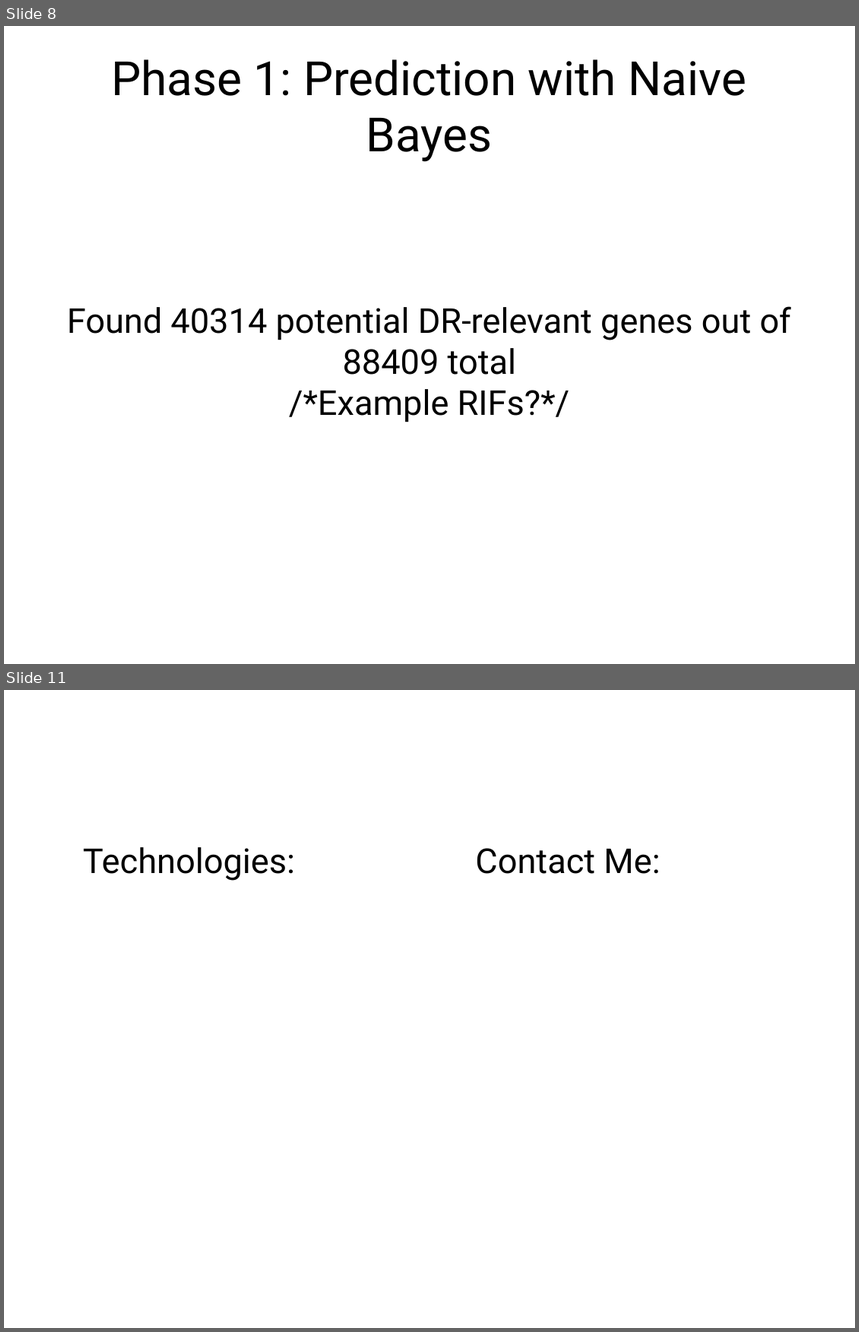
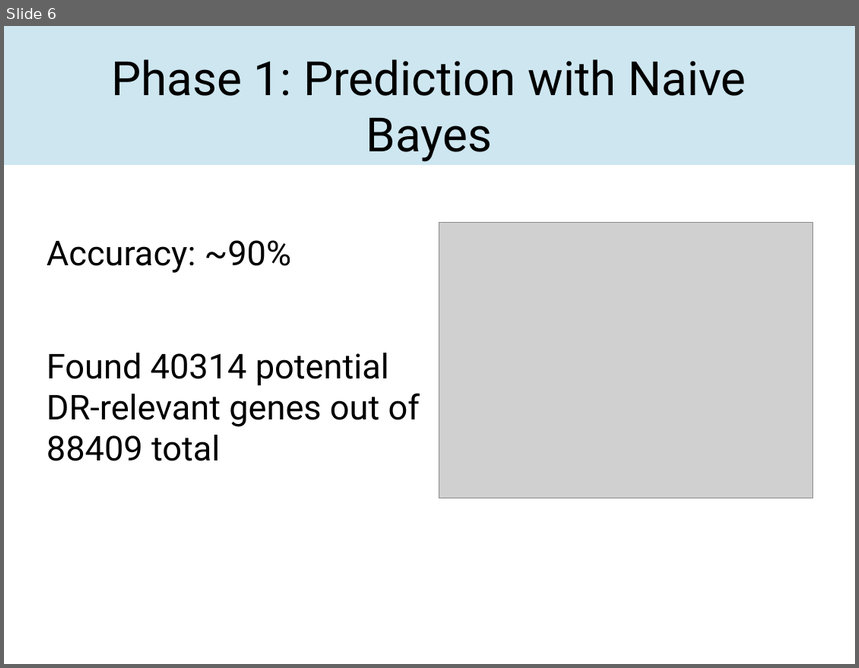
Before and after one commit to DeepwaterCreations/genDR-generif-analysis, a slide deck: presentation.odp. Shown one above the other, each under a label of ours: slides 8 and 11 before the commit, slide 6 after it; the slides between them are not shown. The pictures are 859x1332 and 859x668 pixels, drawn with LibreOffice and Linux fonts; fonts in the diff are those of the drawing; grey boxes stand for pictures. Boxes give left, top, right and bottom in pixels: in the first picture for what was removed or moved away, otherwise in the second. Text is boxed around its words. In the diff, an @@ line names an element or a change of style, - is before the commit and + after.

```diff
--- a/presentation.odp
+++ b/presentation.odp
@@ slide 11 removed at (x1=4, y1=690, x2=855, y2=1328), background #FFFFFF @@
@@ text removed at (x1=83, y1=847, x2=295, y2=881) @@
-Technologies:
@@ text removed at (x1=475, y1=848, x2=660, y2=874) @@
-Contact Me:
@@ what was slide 8 is now slide 6 @@
@@ slide 6 changed as well @@
@@ rectangle added at (x1=4, y1=26, x2=855, y2=165), fill #CDE6F0 @@
@@ text "Accuracy: ~90%" at (x1=47, y1=240, x2=420, y2=461): vertical alignment middle to top @@
@@ picture added at (x1=439, y1=222, x2=813, y2=499) @@
@@ text at (x1=47, y1=240, x2=292, y2=273): paragraph added @@
+Accuracy: ~90%
@@ text at (x1=47, y1=353, x2=420, y2=461): alignment centre to left; more space between paragraphs @@
@@ text at (x1=289, y1=389, x2=570, y2=423): paragraph removed @@
-/*Example RIFs?*/
```
Also in this commit, not shown: 6 other slides changed, 2 slides added, 3 other slides removed.
